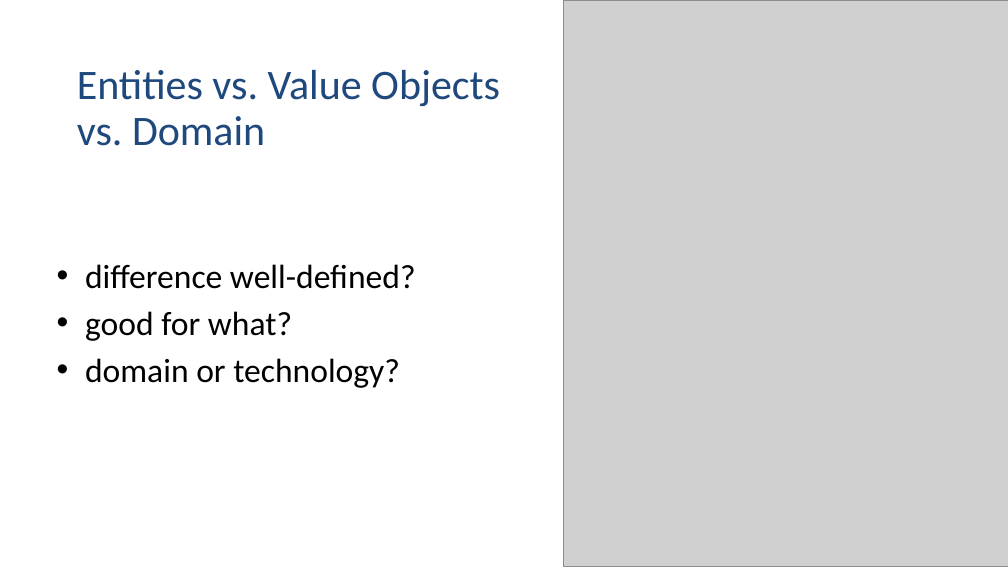
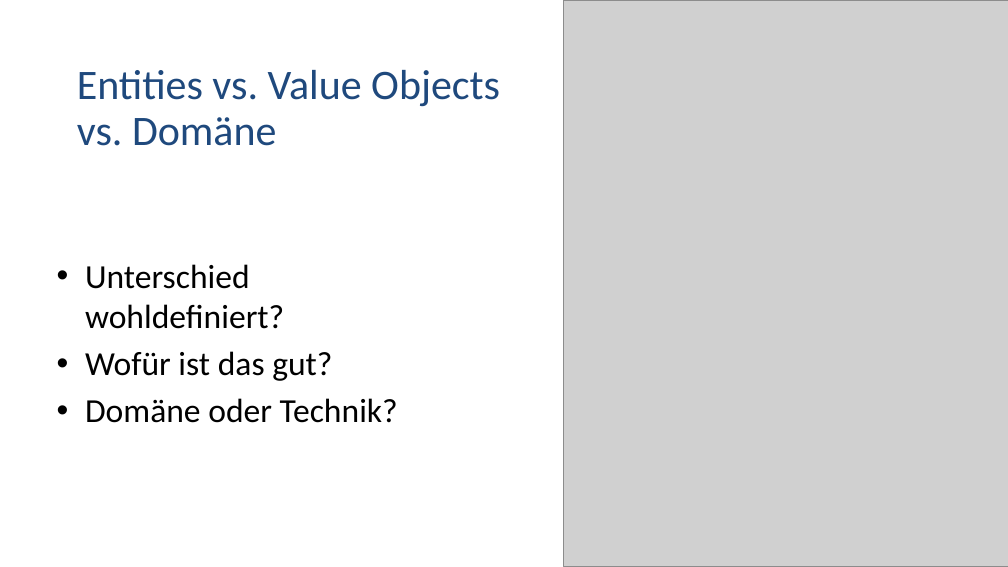
Before and after one commit to active-group/tutorialtag-2024-ddd-fp, a slide deck: slide 11 of ddd-fp.pptx (slide 10 before the commit). Drawn at 1008x567 pixels with LibreOffice and Linux fonts; fonts in the diff are those of the drawing; grey boxes stand for pictures. Boxes give left, top, right and bottom in pixels: in the first picture for what was removed or moved away, otherwise in the second. Text is boxed around its words. In the diff, an @@ line names an element or a change of style, - is before the commit and + after.

```diff
--- a/ddd-fp.pptx
+++ b/ddd-fp.pptx
@@ title at box(77, 70, 500, 146): text changed @@
-Entities vs. Value Objects vs. Domain
+Entities vs. Value Objects vs. Domäne
@@ text at box(85, 264, 398, 423): text changed @@
-• difference well-defined?
-• good for what?
-• domain or technology?
+• Unterschied wohldefiniert?
+• Wofür ist das gut?
+• Domäne oder Technik?
```
Also in this commit, not shown: 8 other slides changed, 2 slides added, 1 slide removed.
